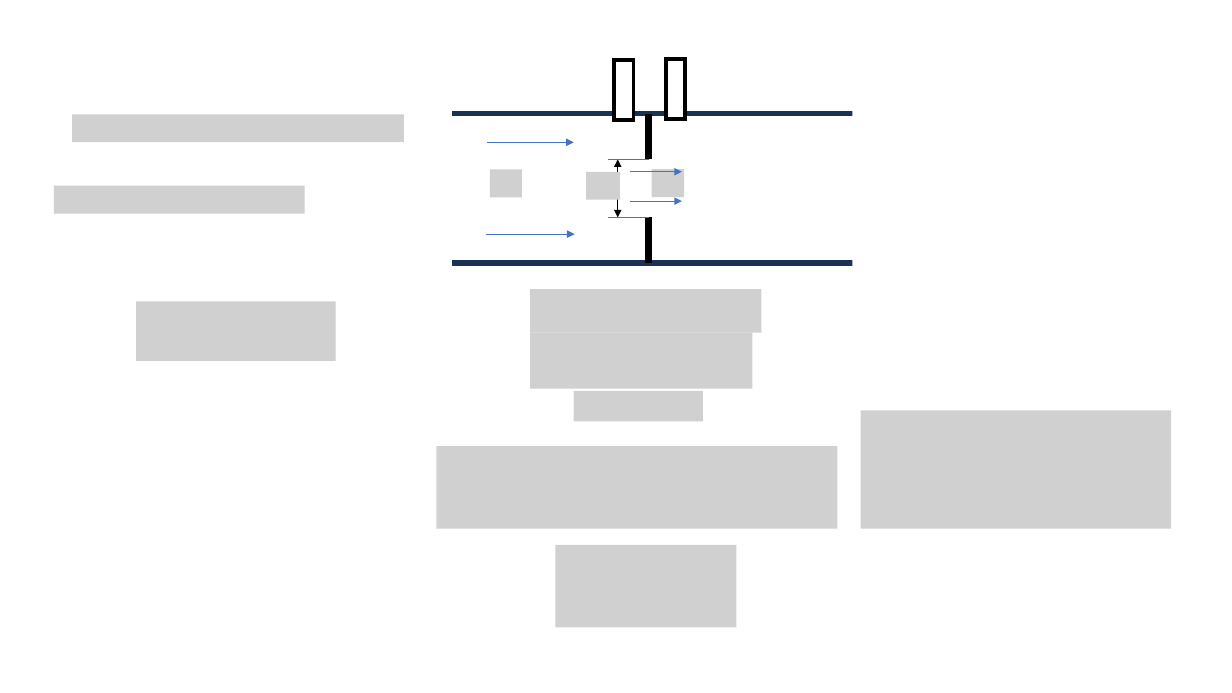
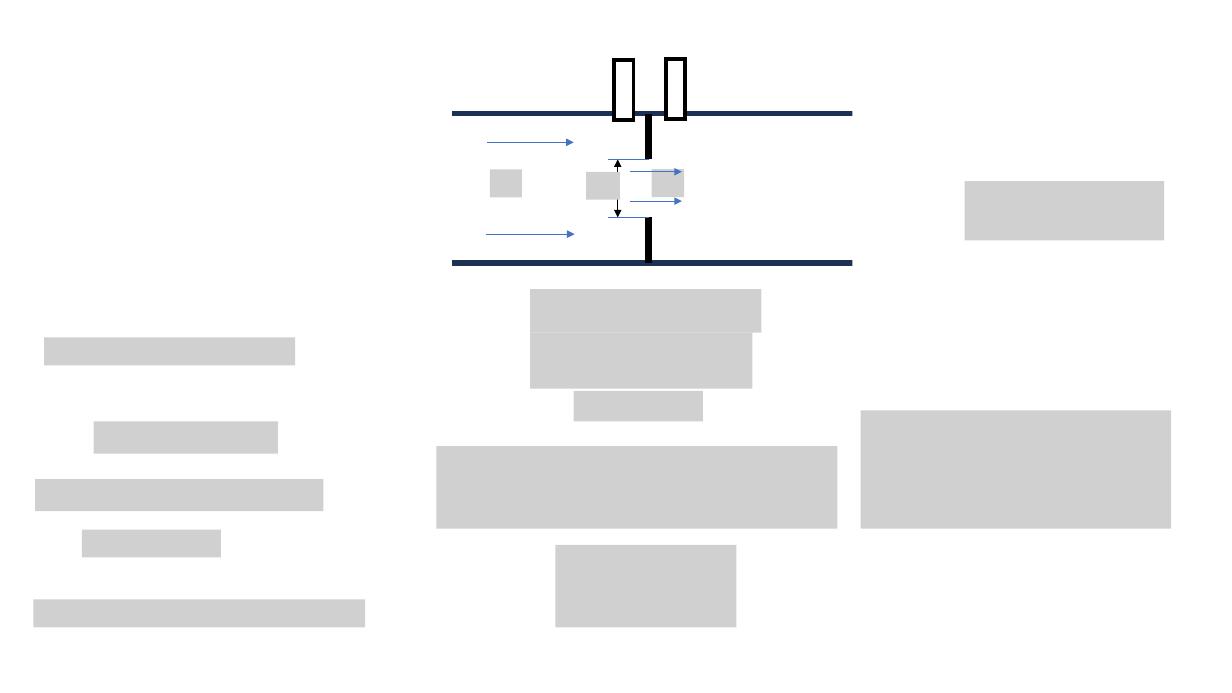
Before and after one commit to Chanwoochan/2023MechanicalEngineeringExperimentDesign, a slide deck: slide 1 of 유체역학실험/유체역학 실험 수식 정리.pptx. Drawn at 1232x693 pixels with LibreOffice and Linux fonts; fonts in the diff are those of the drawing; grey boxes stand for pictures. Boxes give left, top, right and bottom in pixels: in the first picture for what was removed or moved away, otherwise in the second. Text is boxed around its words. In the diff, an @@ line names an element or a change of style, - is before the commit and + after.

```diff
--- a/유체역학실험/유체역학 실험 수식 정리.pptx
+++ b/유체역학실험/유체역학 실험 수식 정리.pptx
@@ picture removed at box(72, 115, 404, 142) @@
@@ picture removed at box(54, 186, 304, 213) @@
@@ picture added at box(965, 181, 1165, 240) @@
@@ picture removed at box(136, 301, 335, 360) @@
@@ picture added at box(44, 337, 295, 365) @@
@@ picture added at box(93, 421, 278, 454) @@
@@ picture added at box(35, 480, 323, 511) @@
@@ picture added at box(82, 530, 222, 557) @@
@@ picture added at box(33, 600, 365, 628) @@
```
